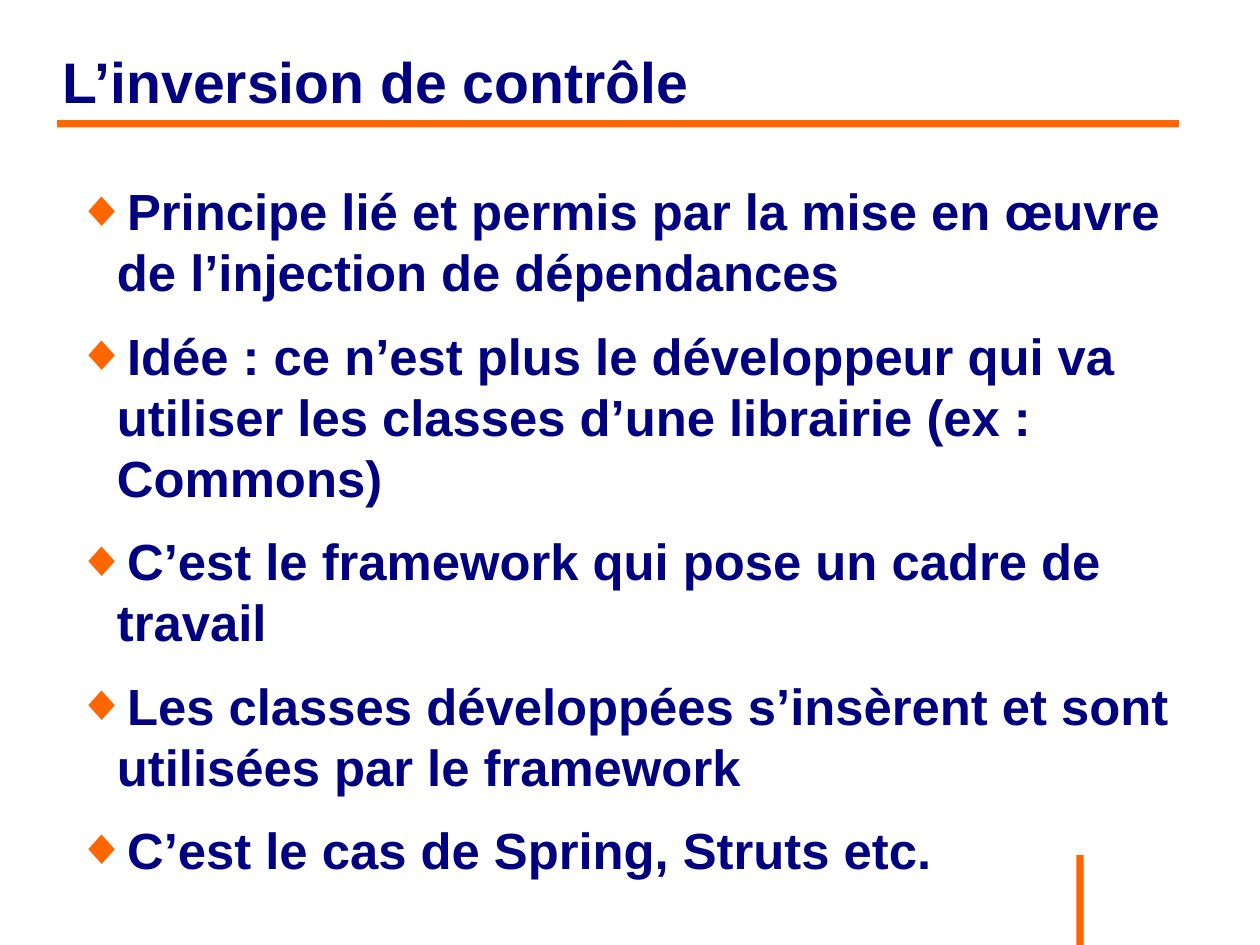
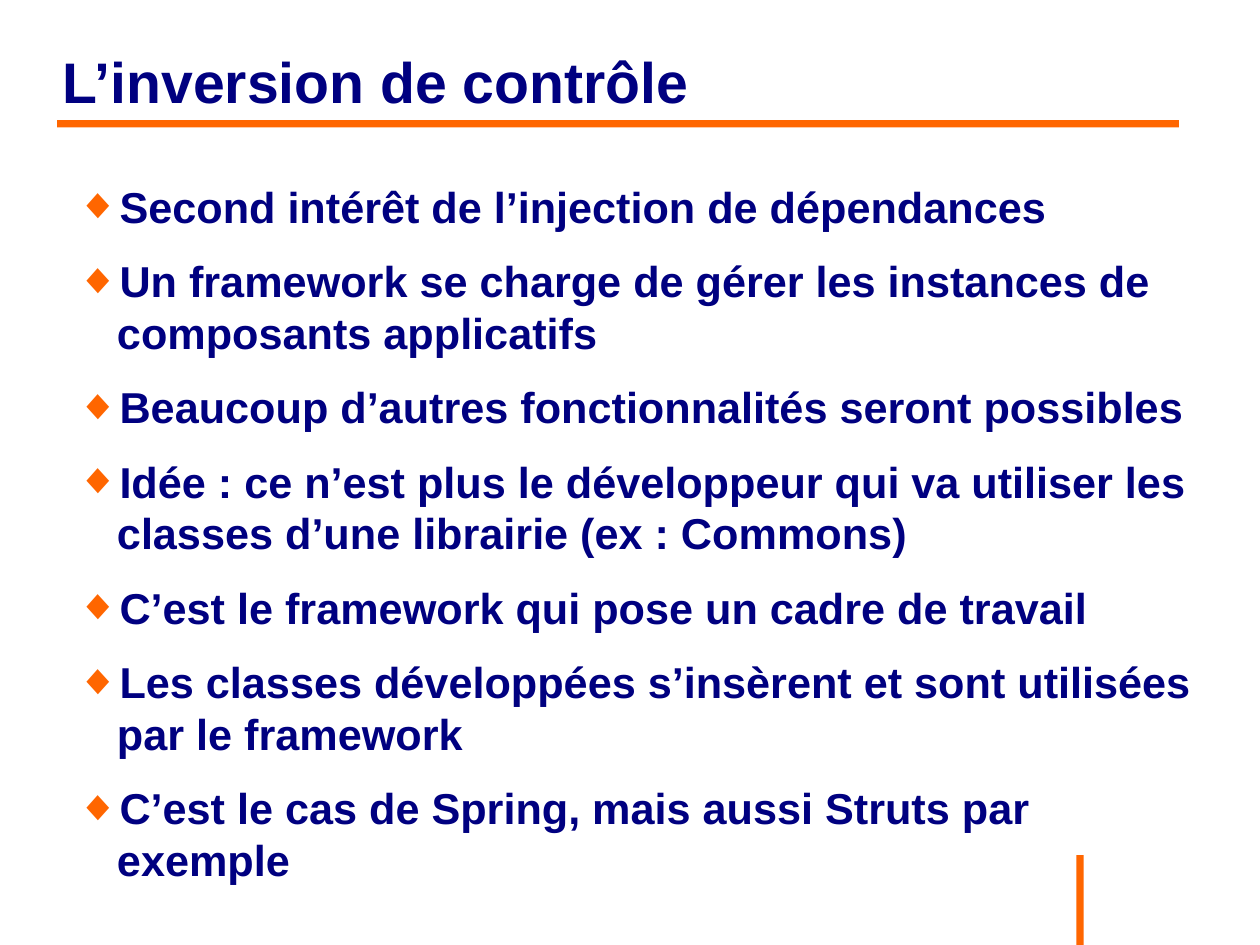
Before and after one commit to philphils/formation-spring, a slide deck: slide 32 of Documentation/diapo_formation_spring.odp (slide 29 before the commit). Drawn at 1260x945 pixels with LibreOffice and Linux fonts; fonts in the diff are those of the drawing; background and template pictures are left out. Boxes give left, top, right and bottom in pixels: in the first picture for what was removed or moved away, otherwise in the second. Text is boxed around its words. In the diff, an @@ line names an element or a change of style, - is before the commit and + after.

```diff
--- a/Documentation/diapo_formation_spring.odp
+++ b/Documentation/diapo_formation_spring.odp
@@ text at (117,190,1183,432): text changed; size 32 to 27.2 pt @@
-◆ Principe lié et permis par la mise en œuvre de l’injection de dépendances
+◆ Second intérêt de l’injection de dépendances
+◆ Un framework se charge de gérer les instances de composants applicatifs
+◆ Beaucoup d’autres fonctionnalités seront possibles
@@ text at (117,466,1190,758): size 32 to 27.2 pt in "Idée : ce n’est plus le développeur ...", "C’est le framework qui pose un cadre ...", "Les classes développées s’insèrent et sont utilisées ..." @@
@@ text at (117,792,1029,885): text changed; size 32 to 27.2 pt @@
-◆ C’est le cas de Spring, Struts etc.
+◆ C’est le cas de Spring, mais aussi Struts par exemple
```
Also in this commit, not shown: 14 other slides changed, 7 slides added, 1 slide removed.
